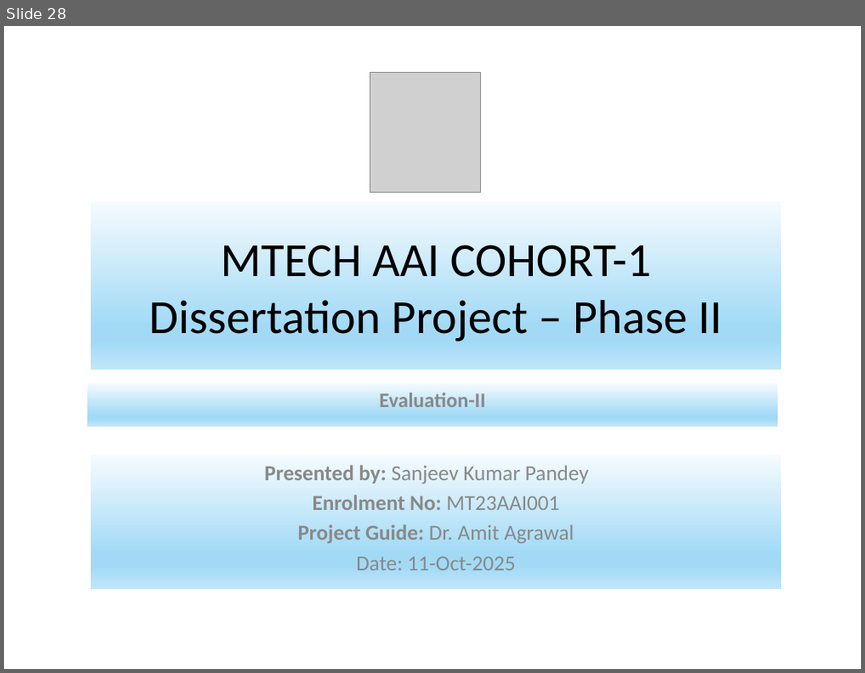
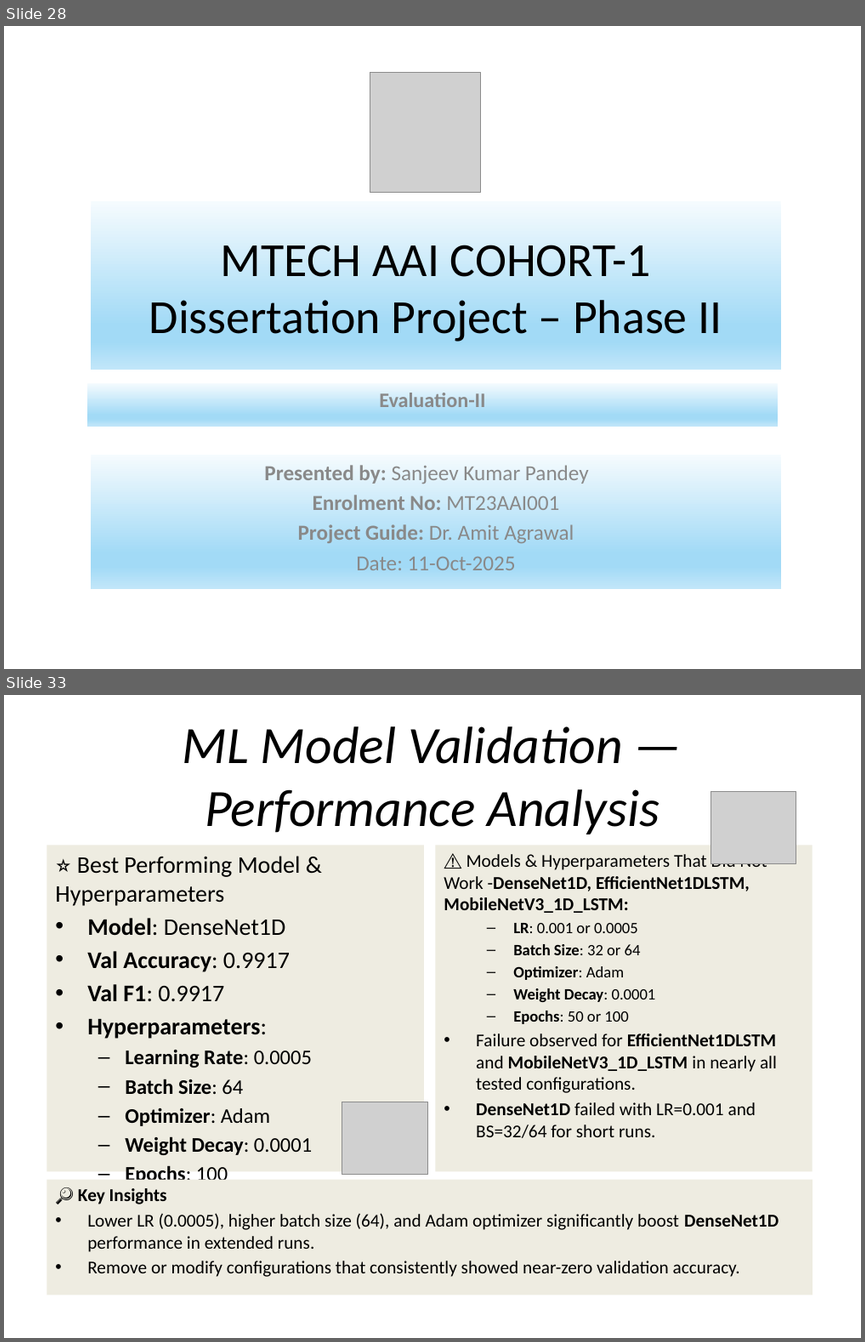
Before and after one commit to mohena-com/wifi_project-phase-2, a slide deck: docs/MTECH AAI COHORT-1_Human_ID_HAR_Dissertation_Project– Presentation_Phase_2__Eval_3_V1.0.pptx. Shown one above the other, each under a label of ours: slide 28 before the commit, slides 28 and 33 after it; the slides between them are not shown. The pictures are 865x673 and 865x1342 pixels, drawn with LibreOffice and Linux fonts; fonts in the diff are those of the drawing; grey boxes stand for pictures. Boxes give left, top, right and bottom in pixels: in the first picture for what was removed or moved away, otherwise in the second. Text is boxed around its words. In the diff, an @@ line names an element or a change of style, - is before the commit and + after.

```diff
--- a/docs/MTECH AAI COHORT-1_Human_ID_HAR_Dissertation_Project– Presentation_Phase_2__Eval_3_V1.0.pptx
+++ b/docs/MTECH AAI COHORT-1_Human_ID_HAR_Dissertation_Project– Presentation_Phase_2__Eval_3_V1.0.pptx
@@ slide 33 added at box(4, 695, 861, 1338), background #FFFFFF @@
@@ title added at box(182, 726, 659, 834), 44 pt, text #000000, italic @@
+ML Model Validation — Performance Analysis
@@ picture added at box(711, 792, 796, 864) @@
@@ text added at box(46, 845, 424, 1171), fill #EEECE1, 20 pt, text #000000 @@
+⭐ Best Performing Model & Hyperparameters
+• Model: DenseNet1D
+• Val Accuracy: 0.9917
+• Val F1: 0.9917
+• Hyperparameters:
+  – Learning Rate: 0.0005
+  – Batch Size: 64
+  – Optimizer: Adam
+  – Weight Decay: 0.0001
+  – Epochs: 100
@@ rectangle added at box(435, 845, 812, 1171), fill #EEECE1, 15.2 pt, text #000000 @@
+⚠️ Models & Hyperparameters That Did Not Work -DenseNet1D, EfficientNet1DLSTM, MobileNetV3_1D_LSTM:
+  – LR: 0.001 or 0.0005
+  – Batch Size: 32 or 64
+  – Optimizer: Adam
+  – Weight Decay: 0.0001
+  – Epochs: 50 or 100
+• Failure observed for EfficientNet1DLSTM and MobileNetV3_1D_LSTM in nearly all tested configurations.
+• DenseNet1D failed with LR=0.001 and BS=32/64 for short runs.
@@ picture added at box(342, 1101, 428, 1173) @@
@@ rectangle added at box(46, 1179, 812, 1295), fill #EEECE1, 15.2 pt, text #000000 @@
+🔎 Key Insights
+• Lower LR (0.0005), higher batch size (64), and Adam optimizer significantly boost DenseNet1D performance in extended runs.
+• Remove or modify configurations that consistently showed near-zero validation accuracy.
```
Also in this commit, not shown: 4 slides changed, 4 other slides added, 1 other file.
